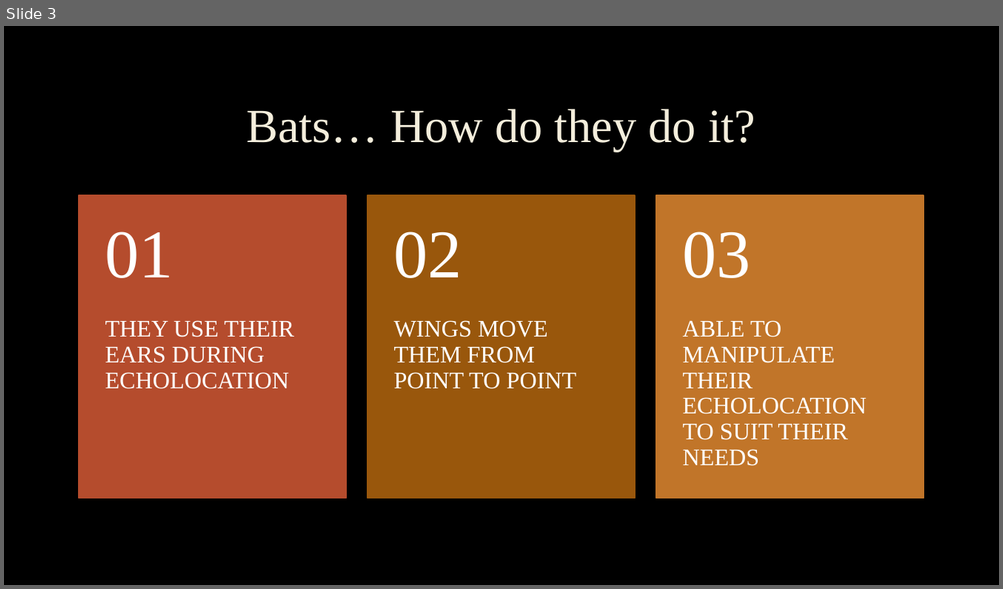
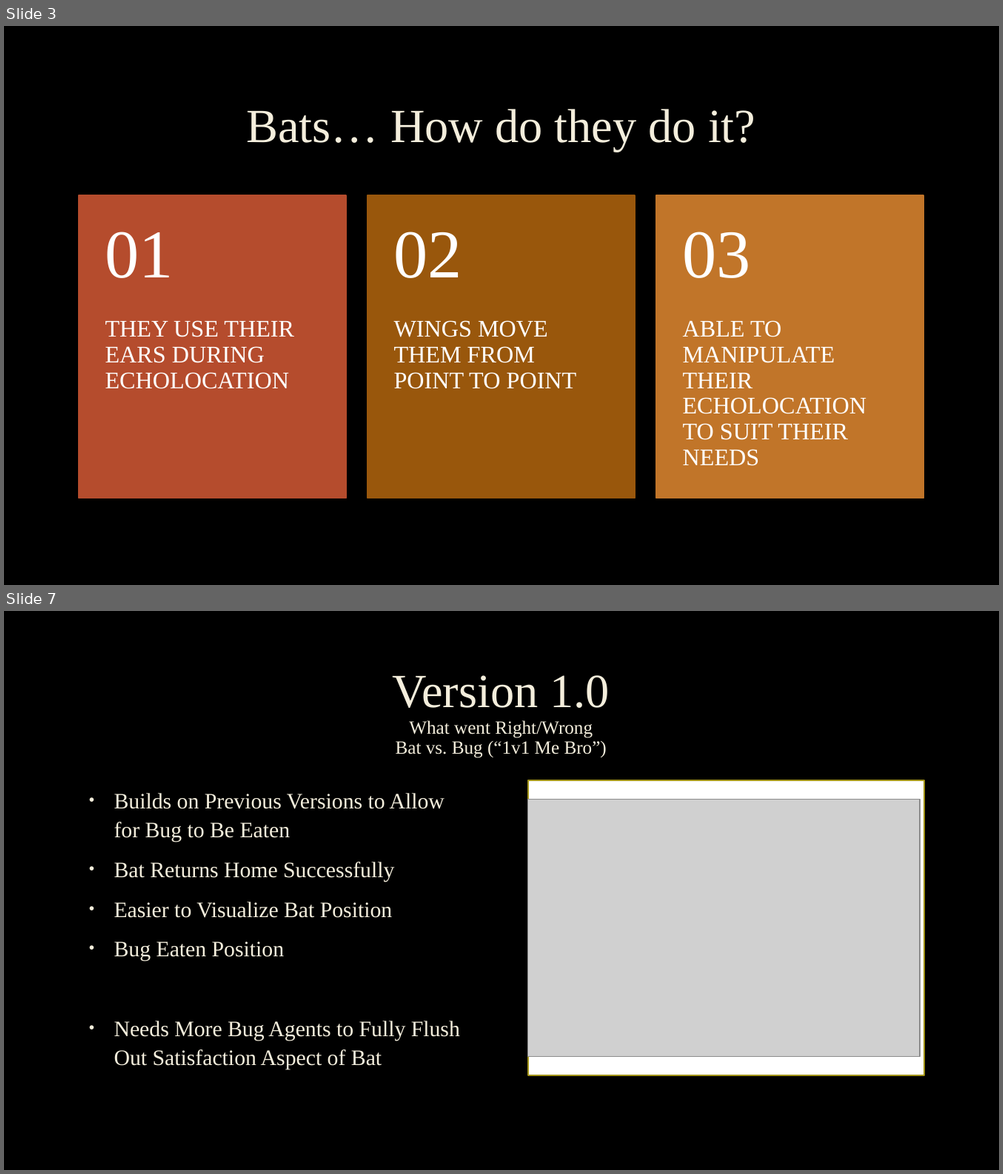
Before and after one commit to alexandermervar/cogs-q320, a slide deck: Final Project/Lost in the Sauce of Bat Flight Simulation.pptm. Shown one above the other, each under a label of ours: slide 3 before the commit, slides 3 and 7 after it; the slides between them are not shown. The pictures are 1003x589 and 1003x1174 pixels, drawn with LibreOffice and Linux fonts; fonts in the diff are those of the drawing; grey boxes stand for pictures; background and template pictures are left out. Boxes give left, top, right and bottom in pixels: in the first picture for what was removed or moved away, otherwise in the second. Text is boxed around its words. In the diff, an @@ line names an element or a change of style, - is before the commit and + after.

```diff
--- a/Final Project/Lost in the Sauce of Bat Flight Simulation.pptm
+++ b/Final Project/Lost in the Sauce of Bat Flight Simulation.pptm
@@ slide 7 added at (4, 611, 999, 1170), background picture (left out) @@
@@ title added at (392, 675, 610, 758), 18 pt, text #F4EEDC @@
+Version 1.0
+What went Right/Wrong
+Bat vs. Bug (“1v1 Me Bro”)
@@ rectangle added at (528, 780, 924, 1076), fill #FFFFFF, outline #A49518 1.25 pt @@
@@ text added at (114, 793, 460, 1070), 21.3 pt, text #F4EEDC @@
+• Builds on Previous Versions to Allow for Bug to Be Eaten
+• Bat Returns Home Successfully
+• Easier to Visualize Bat Position
+• Bug Eaten Position
+• Needs More Bug Agents to Fully Flush Out Satisfaction Aspect of Bat
@@ picture added at (528, 800, 919, 1056) @@
```
Also in this commit, not shown: 4 slides changed, 3 other slides added, 5 other files.
